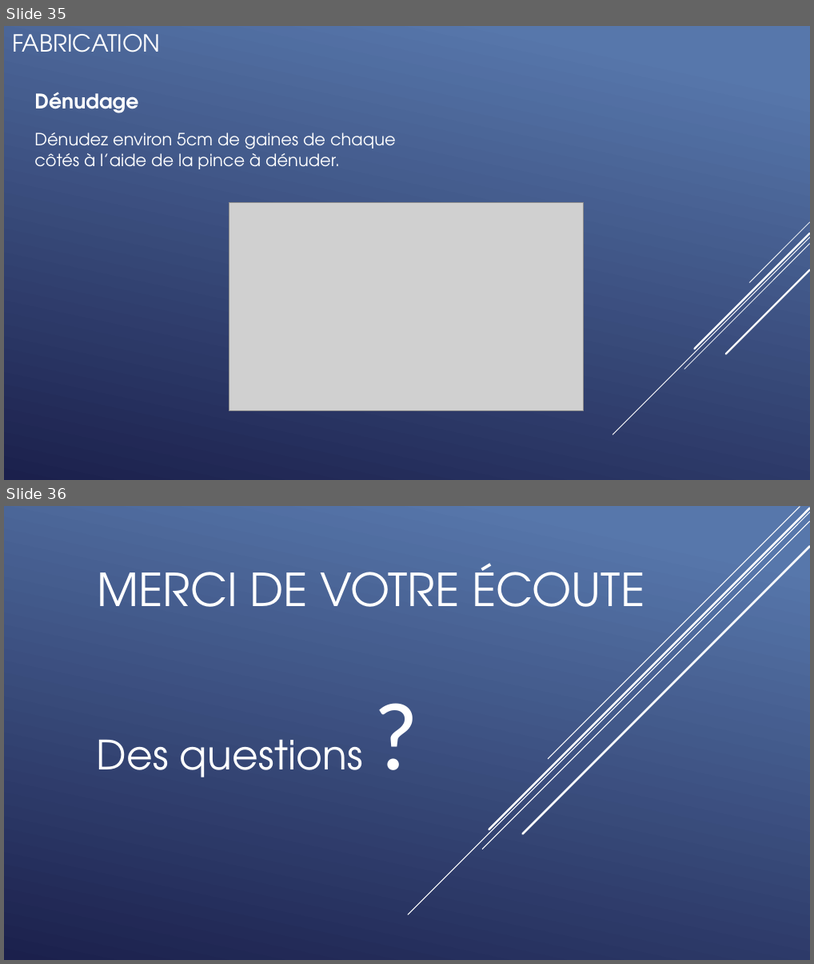
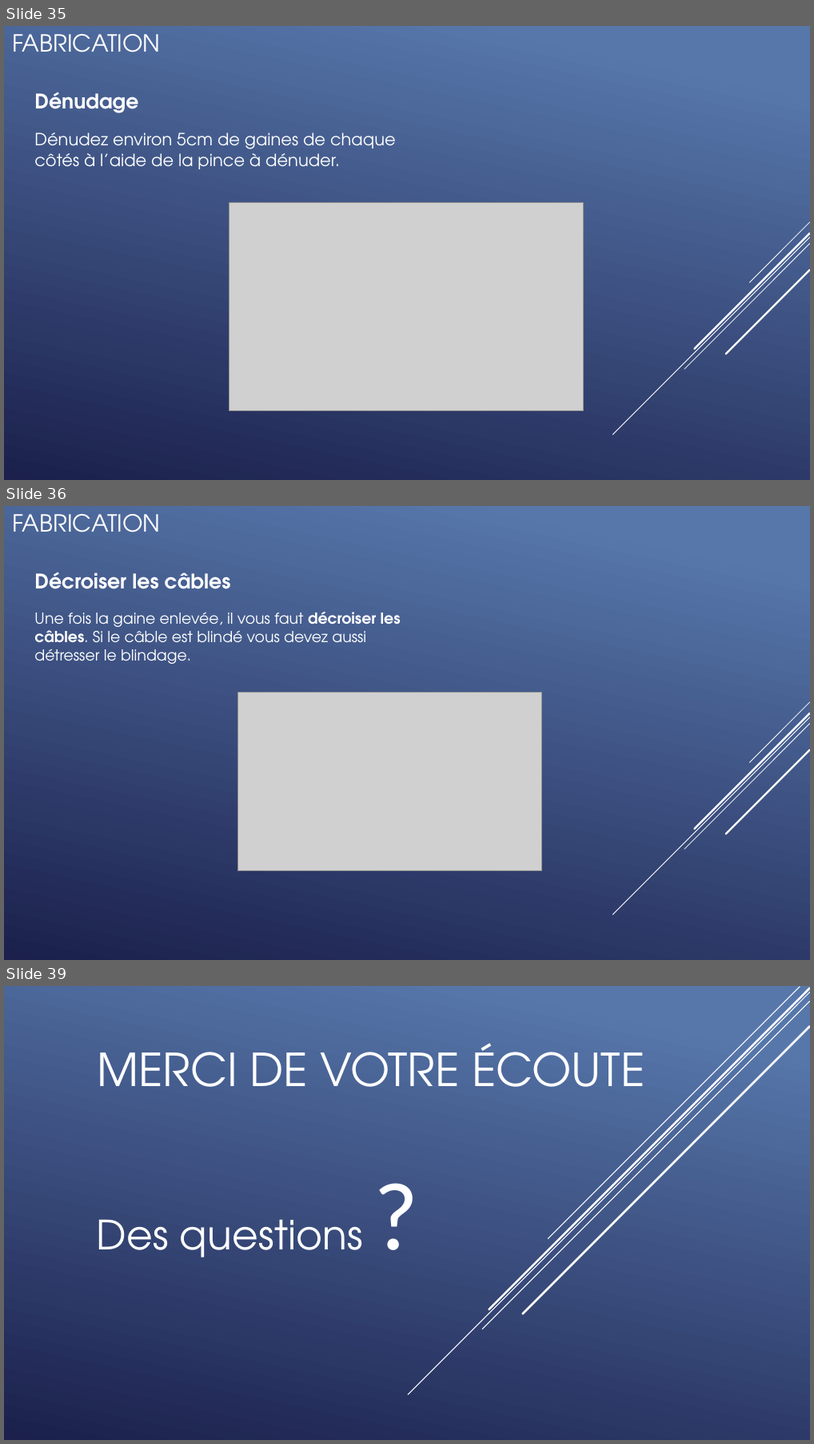
Before and after one commit to QuentinKrg/M214-Ethernet, a slide deck: Module 214 - Fabrication_Ethernet.pptx. Shown one above the other, each under a label of ours: slides 35 and 36 before the commit, slides 35, 36 and 39 after it; the slides between them are not shown. The pictures are 814x964 and 814x1444 pixels, drawn with LibreOffice and Linux fonts; fonts in the diff are those of the drawing; grey boxes stand for pictures. Boxes give left, top, right and bottom in pixels: in the first picture for what was removed or moved away, otherwise in the second. Text is boxed around its words. In the diff, an @@ line names an element or a change of style, - is before the commit and + after.

```diff
--- a/Module 214 - Fabrication_Ethernet.pptx
+++ b/Module 214 - Fabrication_Ethernet.pptx
@@ slide 36 added at (4, 506, 810, 960), background gradient #5877AB to #1C204D; not listed: 5 template elements that a slide beside it also shows @@
@@ title added at (12, 514, 161, 532), 28 pt, text #FFFFFF @@
+FABRICATION
@@ text added at (34, 572, 231, 589), 24 pt, text #FFFFFF, bold @@
+Décroiser les câbles
@@ text added at (34, 612, 401, 664), 18 pt, text #FFFFFF @@
+Une fois la gaine enlevée, il vous faut décroiser les câbles. Si le câble est blindé vous devez aussi détresser le blindage.
@@ picture added at (238, 692, 542, 871) @@
@@ what was slide 36 is now slide 39 @@
```
Also in this commit, not shown: 2 other slides added.
